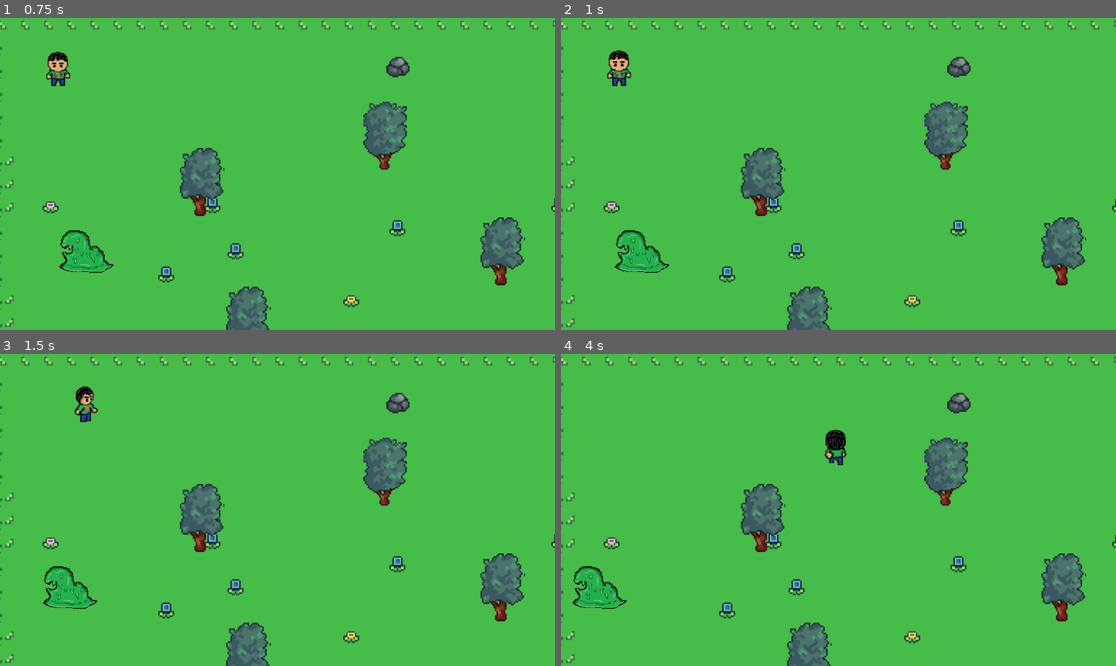
Above: before the commit, frames 1-4 (two rows, left to right).
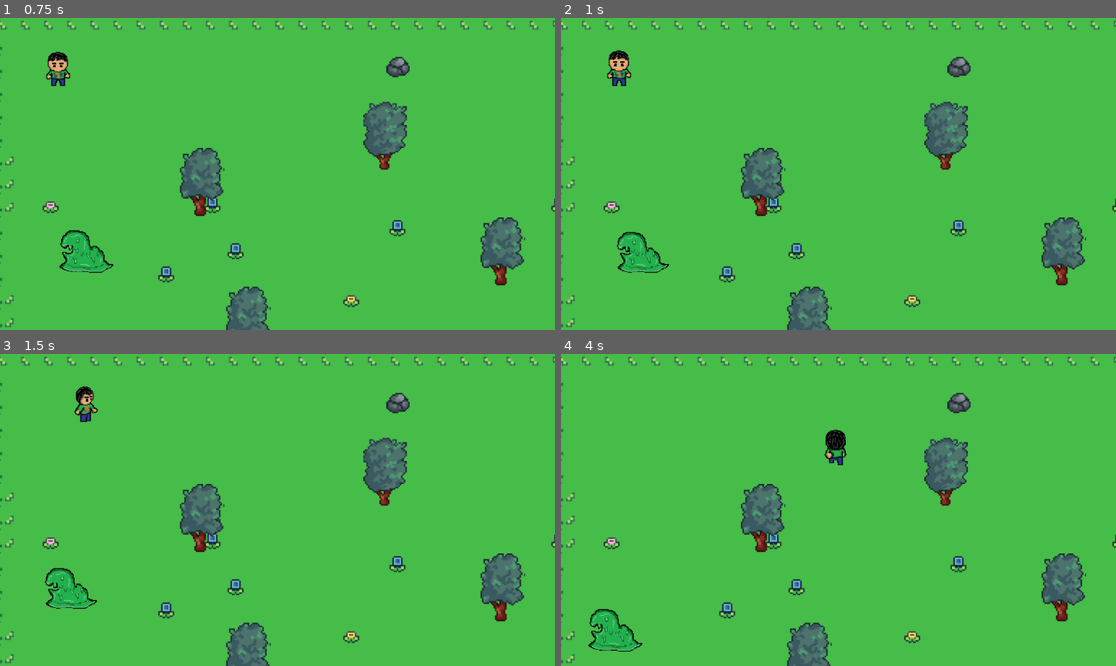
Above: after the commit, the same moments.

Repository: userbooi/openworld
Game: Godot game, scene res://main.tscn
Two runs of this game, one before a commit and one after it. Both use one fixed random seed, a clock stepped at 60 frames per second and the inputs below.
Inputs:
- Up to frame 1 (0.75 s): click "START" at 0.5 s
- Up to frame 2 (1 s): no input
- Up to frame 3 (1.5 s): hold D (right) from 1.28 s (still down); tap C (advanceCutscene) at 1.35 s
- Up to frame 4 (4 s): release D (right) at 2.03 s; hold S (down) 2.03-2.78 s; tap C (advanceCutscene) at 2.1, 2.85, 3.6 s; hold D (right) 2.78-3.53 s; hold W (up) from 3.53 s (still down)

Frame 1 is identical in both runs. In frame 2, 0.3% of the frame differs, in the area x 9-19%, y 67-82%; in frame 3, 0.3%; in frame 4, 1.7%, in the area x 2-15%, y 67-96%.

Commit message:
April 8 meeting

Diff:
--- a/enemy.gd
+++ b/enemy.gd
@@ -9,19 +9,34 @@
 var state = STATES.IDLE
 var direction = Vector2(-1, 0)
 
+func _process(delta: float) -> void:
+	$AnimatedSprite2D.play("walk")
+	if direction.x >= 0:
+		$AnimatedSprite2D.flip_h = true
+	else:
+		$AnimatedSprite2D.flip_h = false
+
 func _physics_process(delta: float) -> void:
-
-	velocity = direction * SPEED * delta * 6
-
-	move_and_slide()
+	if state == STATES.ATTACK:
+		velocity = Vector2.ZERO
+	else:
+		velocity = direction * SPEED * delta * 6
+		move_and_slide()
 
 
 func _on_timer_timeout() -> void:
-	gen_angle()
+	if state == STATES.IDLE:
+		var angle = gen_angle()
+		direction = Vector2(cos(angle), sin(angle)).normalized()
+	elif state == STATES.LOCKIN:
+		follow_player()
+		direction = direction.normalized()
 
-func gen_angle() -> void:
+func follow_player() -> void:
+	direction = get_parent().get_node("Player").position - position
+
+func gen_angle() -> float:
 	var angle
-
 
 	if randf() > 0.3:
 
@@ -31,4 +46,27 @@
 			angle = randf_range(PI/2, 3*PI/2)
 
 	else:
-		pass
+
+		if direction.x <= 0:
+			angle = randf_range(-PI/2, PI/2)
+		else:
+			angle = randf_range(PI/2, 3*PI/2)
+
+	return angle
+
+
+func _on_lock_in_area_body_entered(body: Node2D) -> void:
+	if body.name == "Player":
+		state = STATES.LOCKIN
+
+func _on_lock_in_area_body_exited(body: Node2D) -> void:
+	if body.name == "Player":
+		state = STATES.IDLE
+
+func _on_attack_area_body_entered(body: Node2D) -> void:
+	if body.name == "Player":
+		state = STATES.ATTACK
+
+func _on_attack_area_body_exited(body: Node2D) -> void:
+	if body.name == "Player":
+		state = STATES.LOCKIN
--- a/enemy.tscn
+++ b/enemy.tscn
@@ -63,4 +63,8 @@
 wait_time = 2.0
 autostart = true
 
+[connection signal="body_entered" from="lockInArea" to="." method="_on_lock_in_area_body_entered"]
+[connection signal="body_exited" from="lockInArea" to="." method="_on_lock_in_area_body_exited"]
+[connection signal="body_entered" from="attackArea" to="." method="_on_attack_area_body_entered"]
+[connection signal="body_exited" from="attackArea" to="." method="_on_attack_area_body_exited"]
 [connection signal="timeout" from="Timer" to="." method="_on_timer_timeout"]
